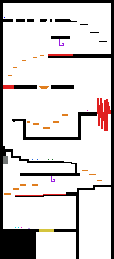
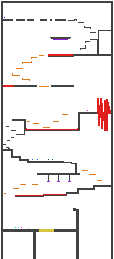
Layered file, before and after one edit (114x259). Changes by layer:
painted on "Level 4 correto" over [left=0, top=0, right=114, bottom=259]
